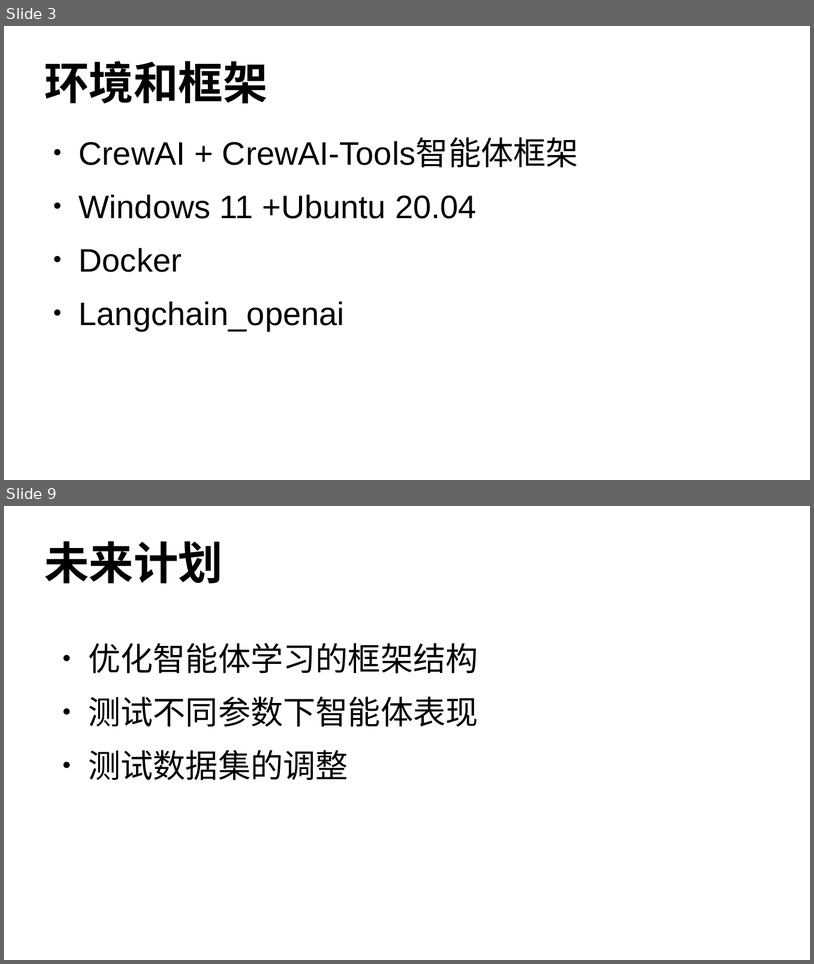
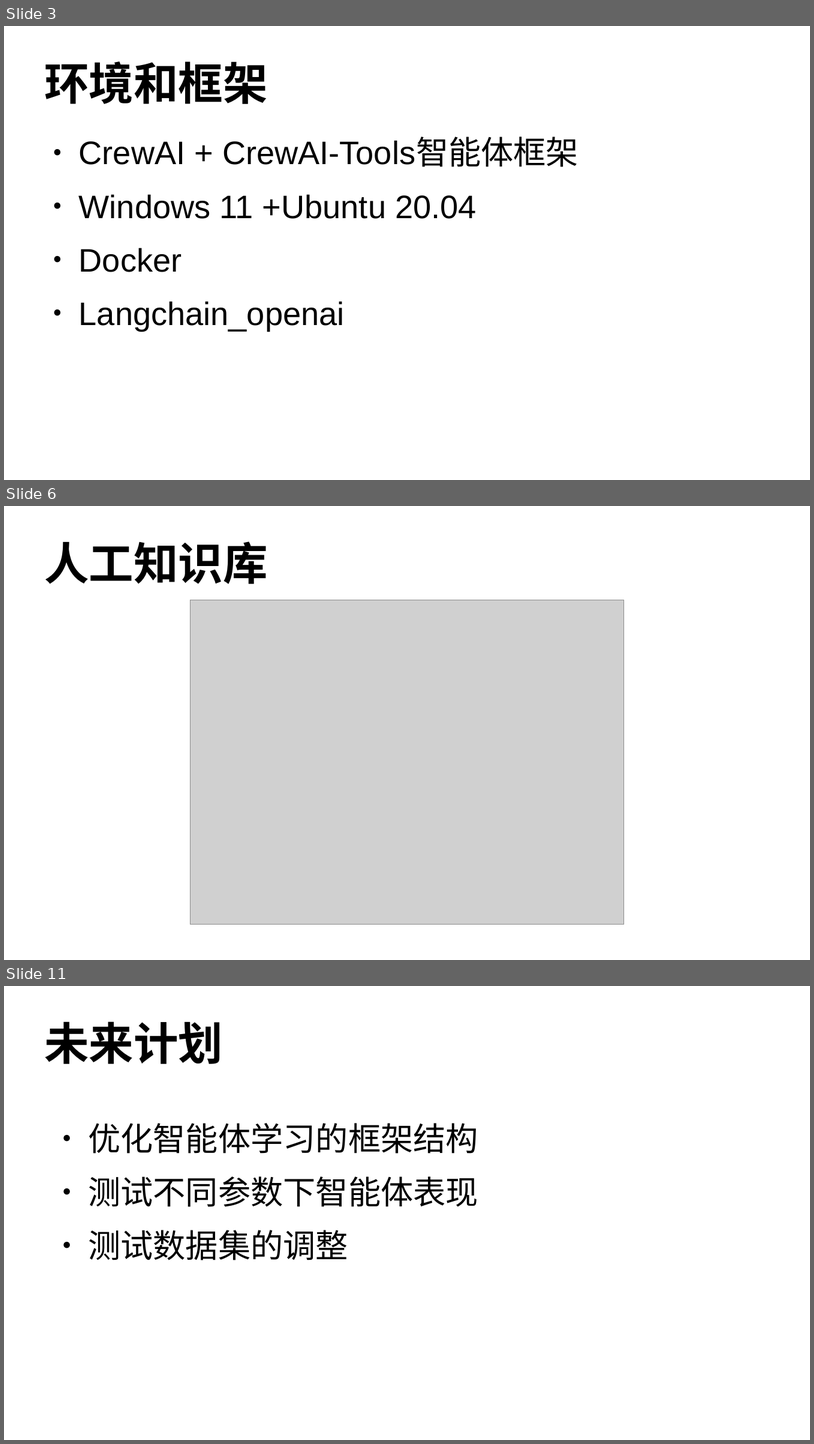
Before and after one commit to Noah4Puppy/LogParserX, a slide deck: refs/docs/LogParserX-initial Presentation.pptx. Shown one above the other, each under a label of ours: slides 3 and 9 before the commit, slides 3, 6 and 11 after it; the slides between them are not shown. The pictures are 814x964 and 814x1444 pixels, drawn with LibreOffice and Linux fonts; fonts in the diff are those of the drawing; grey boxes stand for pictures. Boxes give left, top, right and bottom in pixels: in the first picture for what was removed or moved away, otherwise in the second. Text is boxed around its words. In the diff, an @@ line names an element or a change of style, - is before the commit and + after.

```diff
--- a/refs/docs/LogParserX-initial Presentation.pptx
+++ b/refs/docs/LogParserX-initial Presentation.pptx
@@ slide 6 added at bbox=[4, 506, 810, 960], background #FFFFFF @@
@@ text added at bbox=[44, 541, 267, 584], 44 pt, text #000000, bold @@
+人工知识库
@@ picture added at bbox=[190, 600, 624, 924] @@
@@ what was slide 9 is now slide 11 @@
```
Also in this commit, not shown: 7 slides changed, 1 other slide added.
